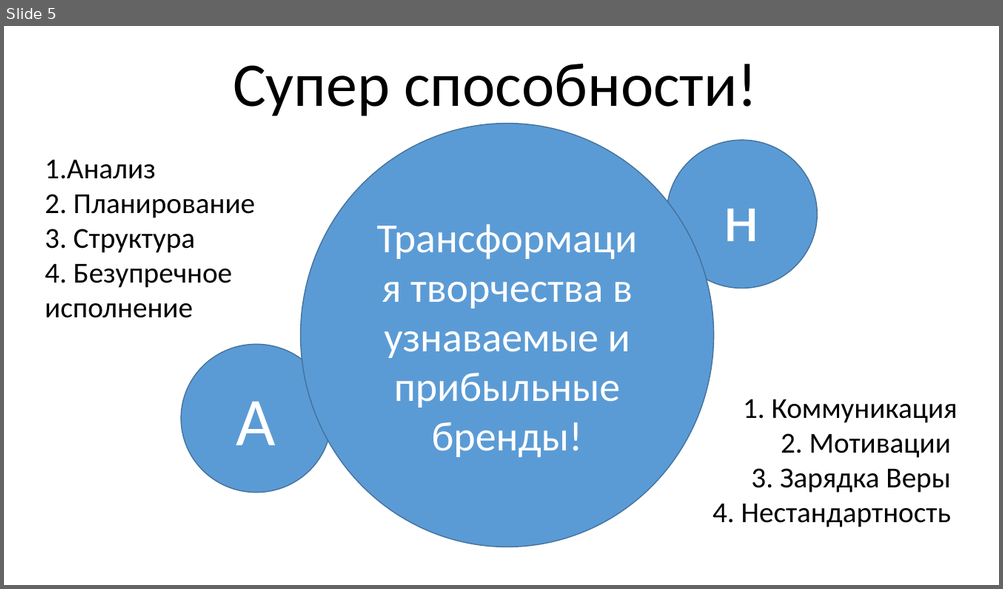
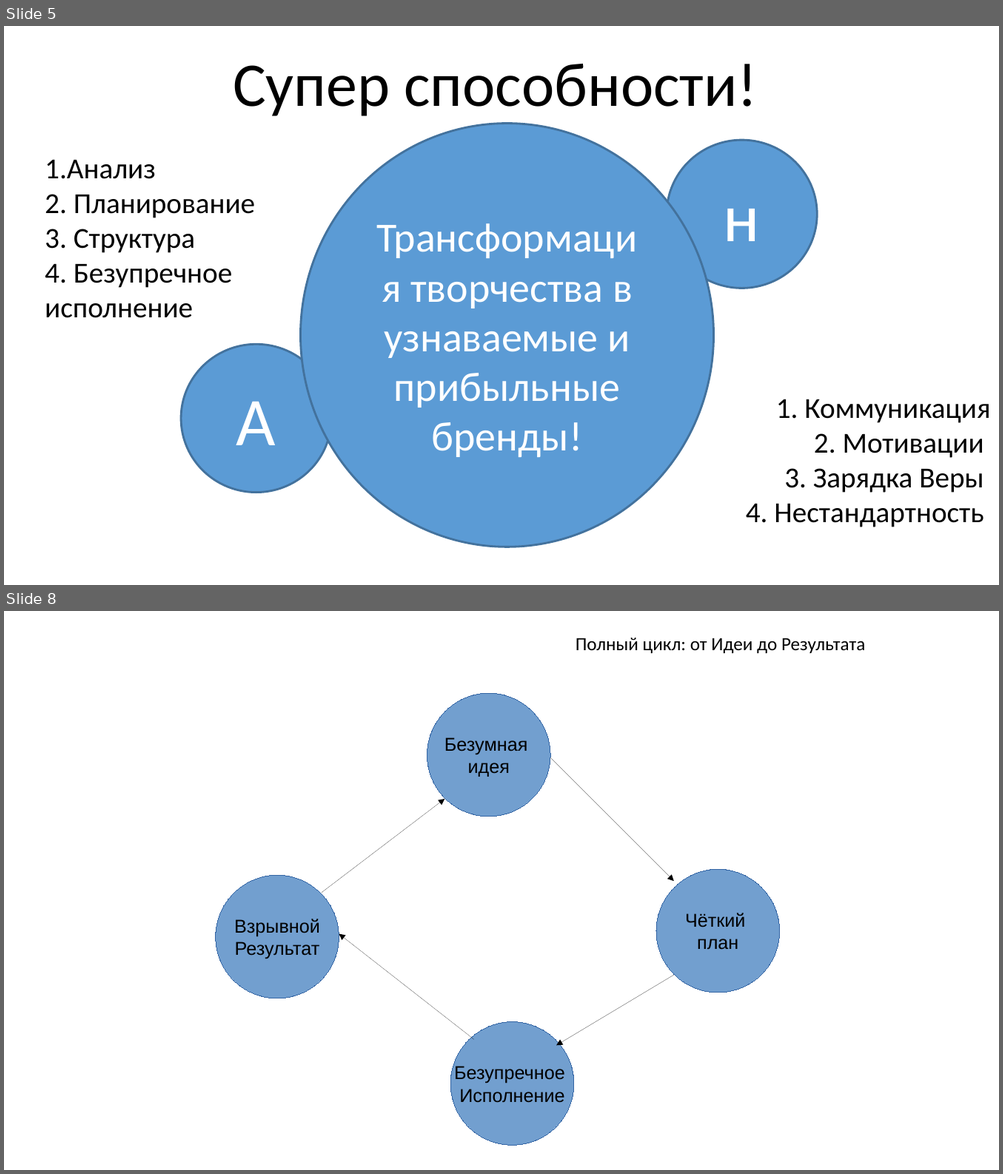
Before and after one commit to FeoFany/Garmony-of-Chaos, a slide deck: Docs/1. Презитанция.pptx. Shown one above the other, each under a label of ours: slide 5 before the commit, slides 5 and 8 after it; the slides between them are not shown. The pictures are 1003x589 and 1003x1174 pixels, drawn with LibreOffice and Linux fonts; fonts in the diff are those of the drawing. Boxes give left, top, right and bottom in pixels: in the first picture for what was removed or moved away, otherwise in the second. Text is boxed around its words. In the diff, an @@ line names an element or a change of style, - is before the commit and + after.

```diff
--- a/Docs/1. Презитанция.pptx
+++ b/Docs/1. Презитанция.pptx
@@ slide 8 added at (4, 611, 999, 1170), background #FFFFFF @@
@@ text added at (575, 638, 865, 653), 18 pt, text #000000 @@
+Полный цикл: от Идеи до Результата
@@ ellipse added at (427, 693, 550, 816), fill #729FCF, outline #3465A4 0.75 pt, 18 pt, text #000000 @@
+Безумная
+идея
@@ arrow added from (550, 758) to (674, 881), #000000 0.75 pt @@
@@ arrow added from (321, 893) to (445, 799), #000000 0.75 pt @@
@@ ellipse added at (215, 875, 338, 998), fill #729FCF, outline #3465A4 0.75 pt, 18 pt, text #000000 @@
+Взрывной
+Результат
@@ ellipse added at (656, 869, 780, 992), fill #729FCF, outline #3465A4 0.75 pt, 18 pt, text #000000 @@
+Чёткий
+план
@@ arrow added from (474, 1040) to (339, 934), #000000 0.75 pt @@
@@ arrow added from (674, 975) to (556, 1046), #000000 0.75 pt @@
@@ ellipse added at (450, 1022, 573, 1145), fill #729FCF, outline #3465A4 0.75 pt, 18 pt, text #000000 @@
+Безупречное
+Исполнение
@@ slide 5 changed as well @@
@@ outline #43739E 1 pt to #43739E 2 pt in 3 elements at (181, 345, 332, 493), (666, 140, 817, 289), (300, 124, 714, 548) @@
@@ text "1. Коммуникация": place and size @@
-text "1. Коммуникация" at (712, 399, 957, 528)
+text "1. Коммуникация" at (745, 399, 990, 528)
```
Also in this commit, not shown: 4 other slides changed, 6 other slides added, 7 slides removed.
